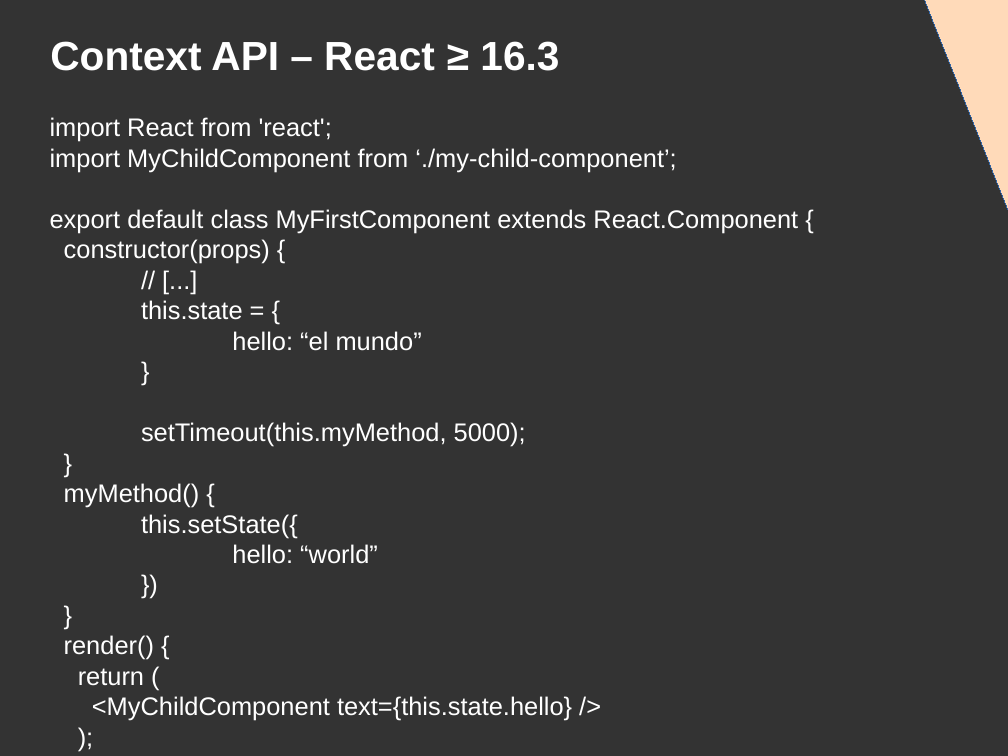
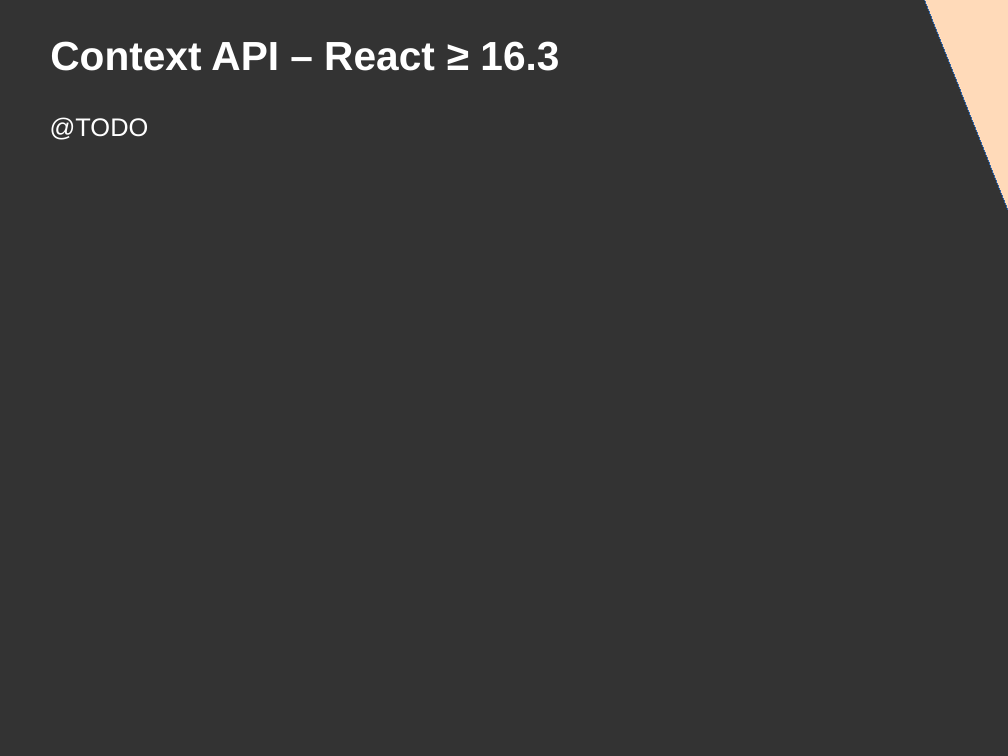
Before and after one commit to DanYellow/presentations, a slide deck: slide 62 of react-redux-101/presentation.odp (slide 43 before the commit). Drawn at 1008x756 pixels with LibreOffice and Linux fonts; fonts in the diff are those of the drawing. Boxes give left, top, right and bottom in pixels: in the first picture for what was removed or moved away, otherwise in the second. Text is boxed around its words. In the diff, an @@ line names an element or a change of style, - is before the commit and + after.

```diff
--- a/react-redux-101/presentation.odp
+++ b/react-redux-101/presentation.odp
@@ title removed at <box>50,117,798,721</box> @@
-import React from 'react';
-import MyChildComponent from ‘./my-child-component’;
-export default class MyFirstComponent extends React.Component {
-constructor(props) {
-// [...]
-this.state = {
-hello: “el mundo”
-}
-setTimeout(this.myMethod, 5000);
-}
-myMethod() {
-this.setState({
-hello: “world”
-})
-}
-render() {
-return (
-<MyChildComponent text={this.state.hello} />
-);
-}
@@ title added at <box>50,117,149,140</box>, 20 pt, text #FFFFFF @@
+@TODO
```
Also in this commit, not shown: 14 other slides changed, 23 slides added, 29 slides removed, 1 other file.
